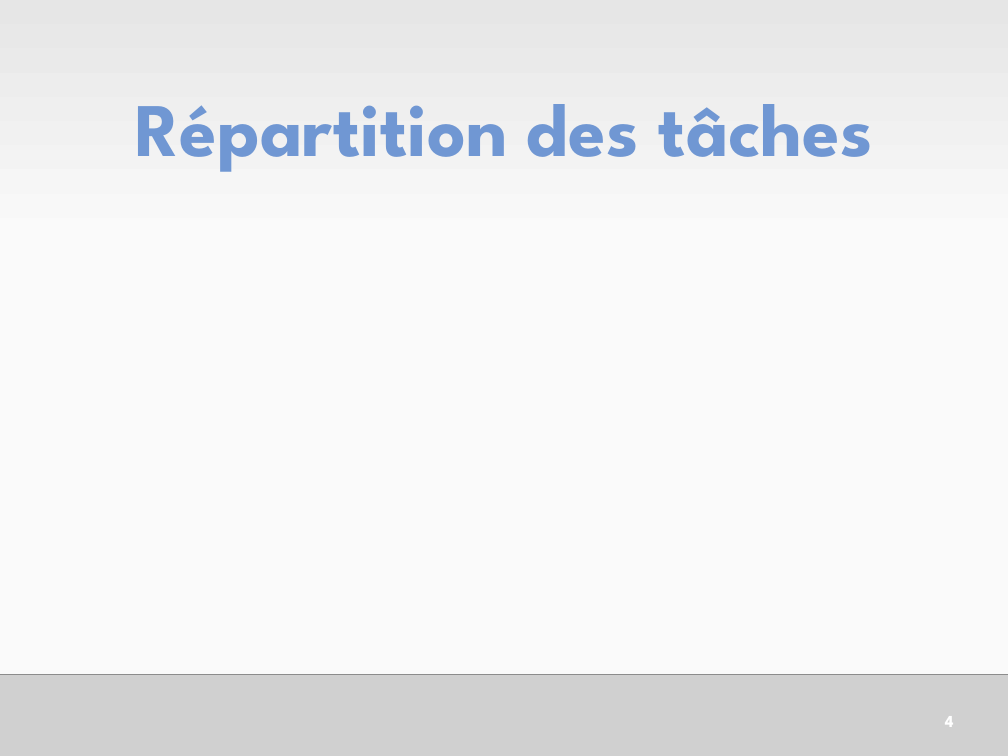
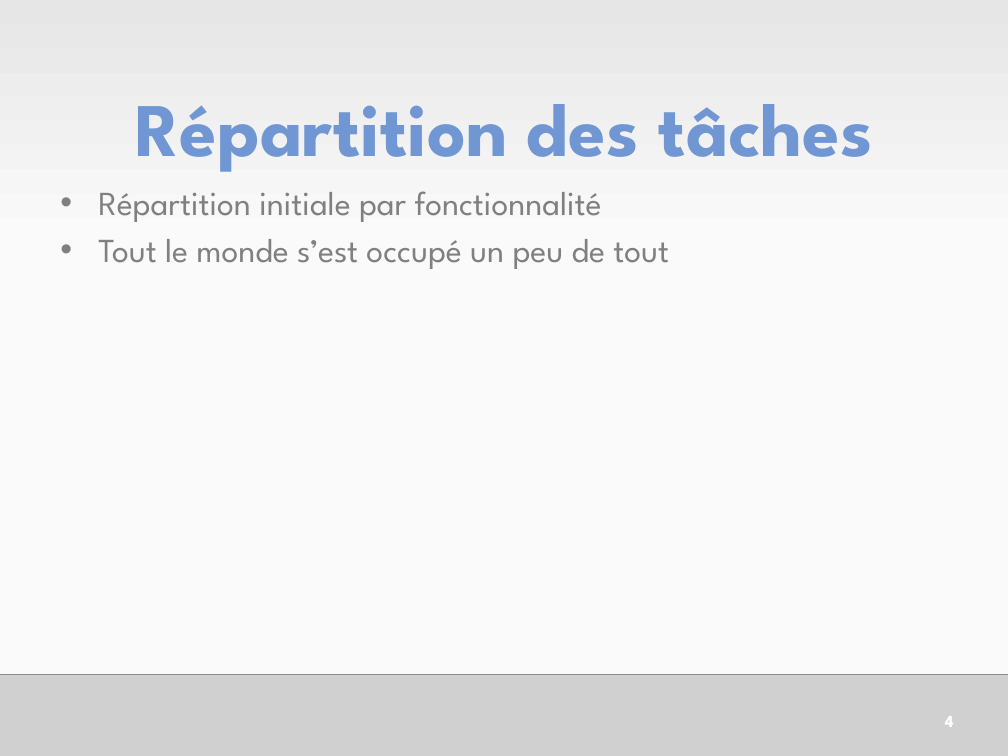
Before and after one commit to HE-ArcSurvivors/james-gouin-v1, a slide deck: slide 5 of Administration/JamesGouinSePresente.pptx. Drawn at 1008x756 pixels with LibreOffice and Linux fonts; fonts in the diff are those of the drawing; grey boxes stand for pictures. Boxes give left, top, right and bottom in pixels: in the first picture for what was removed or moved away, otherwise in the second. Text is boxed around its words. In the diff, an @@ line names an element or a change of style, - is before the commit and + after.

```diff
--- a/Administration/JamesGouinSePresente.pptx
+++ b/Administration/JamesGouinSePresente.pptx
@@ text added at [98, 191, 669, 269], 24 pt, text #808080 @@
+• Répartition initiale par fonctionnalité
+• Tout le monde s’est occupé un peu de tout
```
Also in this commit, not shown: 1 other slide changed.
